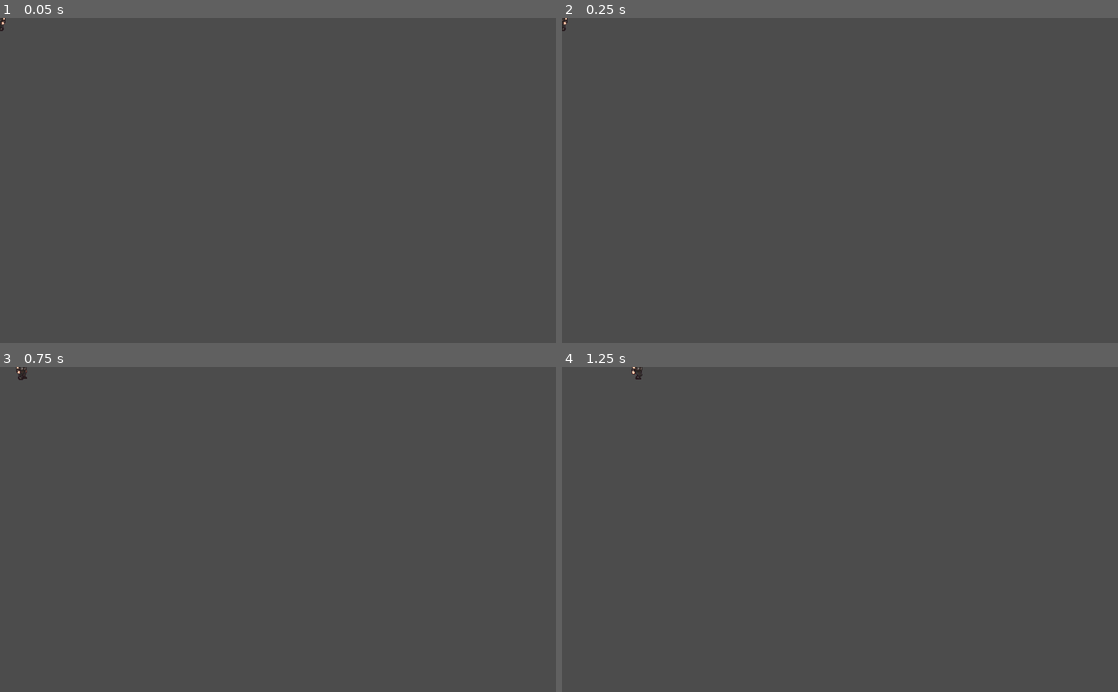
Above: before the commit, frames 1-4 (two rows, left to right).
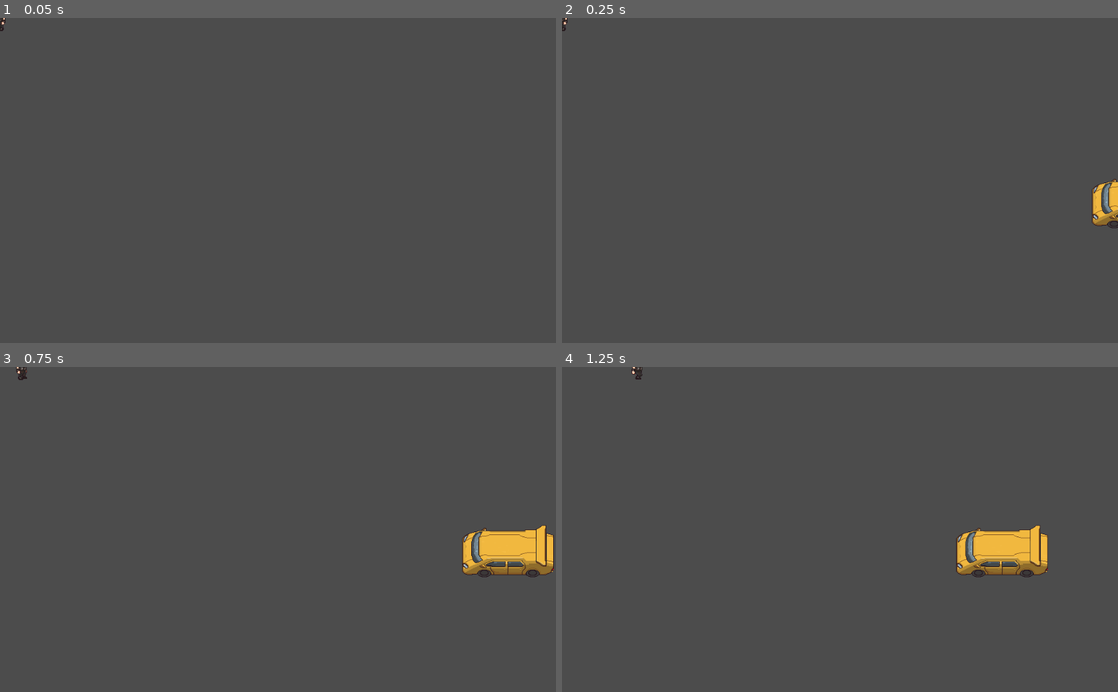
Above: after the commit, the same moments.

Repository: rominalodolo/PYTHON
Game: Godot game, scene res://Level/Level.tscn
Two runs of this game, one before a commit and one after it. Both use one fixed random seed, a clock stepped at 60 frames per second and the inputs below. Before the commit the project starts from res://player/Player.tscn.
Inputs:
- Up to frame 1 (0.05 s): no input
- Up to frame 2 (0.25 s): no input
- Up to frame 3 (0.75 s): hold Right (ui_right) from 0.53 s (still down)
- Up to frame 4 (1.25 s): keep holding Right (ui_right)

Frame 1 is identical in both runs. In frame 2, 0.6% of the frame differs, in the area x 95-100%, y 49-65%; in frame 3, 2.1%, in the area x 83-100%, y 48-65%; in frame 4, 2.1%.

Commit message:
adding a new scene
making a main scene

Diff:
--- a/PythonGaming/game3_BladeFrogger/car/car.gd
+++ b/PythonGaming/game3_BladeFrogger/car/car.gd
@@ -5,6 +5,5 @@
 func _process(delta):
 	position.x -= car_speed * delta
 
-
 func _on_car_body_entered(body):
 	get_tree().change_scene("res://GameScreen/GameScreen.tscn")
--- a/PythonGaming/game3_BladeFrogger/car/car.tscn
+++ b/PythonGaming/game3_BladeFrogger/car/car.tscn
@@ -7,7 +7,7 @@
 extents = Vector2( 83.8371, 43.8511 )
 
 [node name="car" type="Area2D"]
-position = Vector2( 1122.9, 346.141 )
+position = Vector2( 1122.9, 339.544 )
 script = ExtResource( 2 )
 __meta__ = {
 "_edit_group_": true
--- a/PythonGaming/game3_BladeFrogger/player/Player.gd
+++ b/PythonGaming/game3_BladeFrogger/player/Player.gd
@@ -21,7 +21,6 @@
 		$"AnimatedSprite".play('walk_down')
 	elif velocity.y < 0:
 		$"AnimatedSprite".play('walk_up')
-
 	elif velocity.x != 0:
 		$"AnimatedSprite".play('walk_side')
 		$"AnimatedSprite".flip_h = velocity.x > 0
--- a/PythonGaming/game3_BladeFrogger/project.godot
+++ b/PythonGaming/game3_BladeFrogger/project.godot
@@ -11,7 +11,7 @@
 [application]
 
 config/name="BladeFrogger"
-run/main_scene="res://player/Player.tscn"
+run/main_scene="res://Level/Level.tscn"
 config/icon="res://icon.png"
 
 [importer_defaults]
